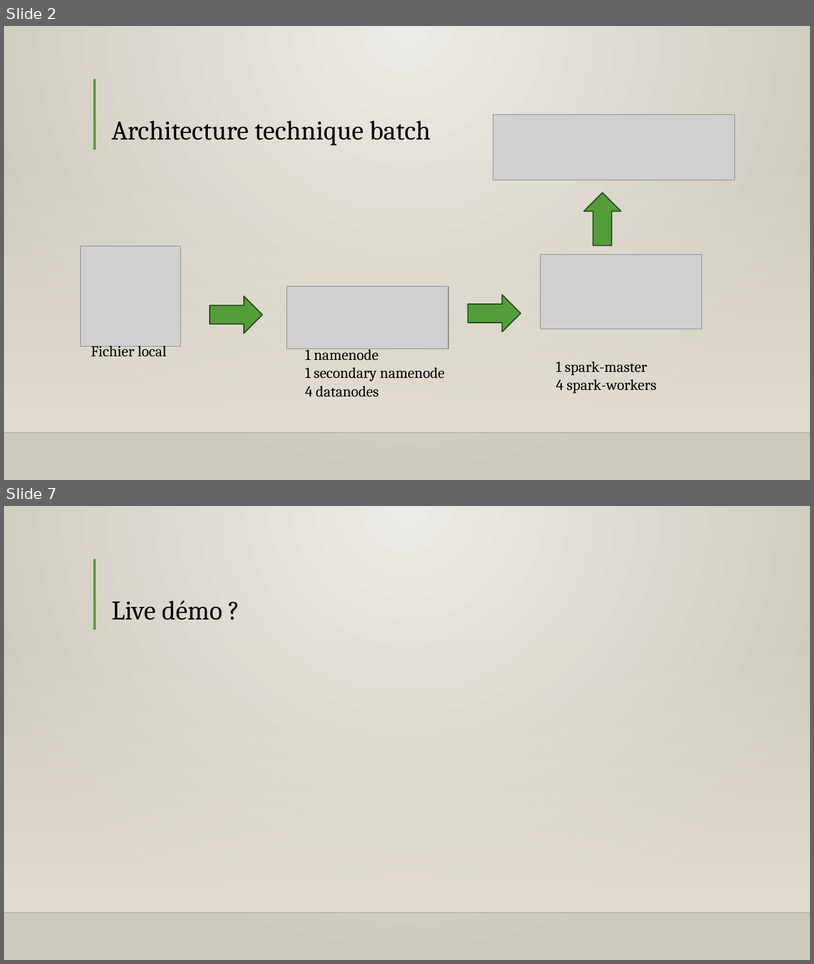
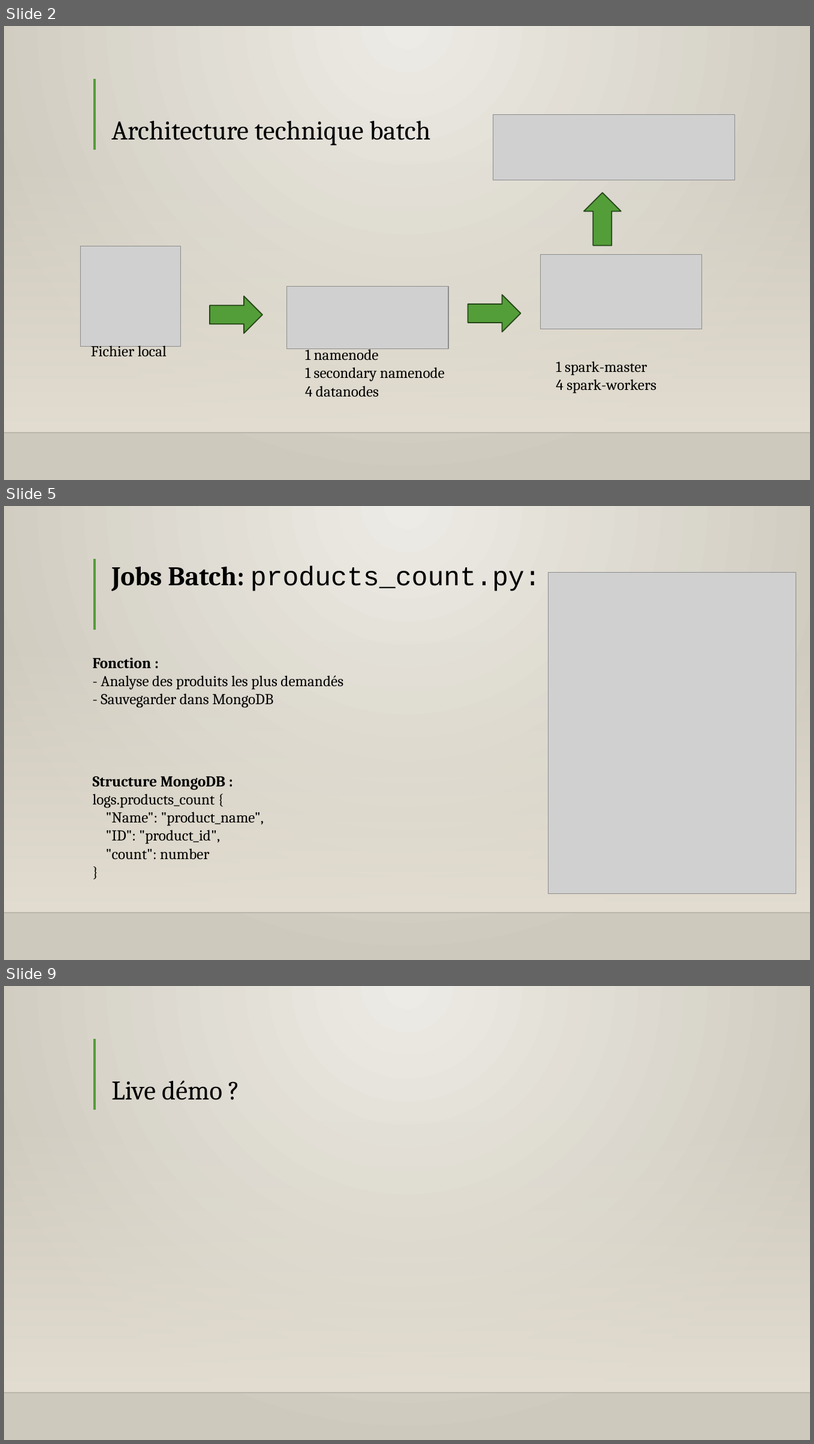
Before and after one commit to Lore9820/projet_architecture_distribue, a slide deck: presentation_projet_clement_lore.pptx. Shown one above the other, each under a label of ours: slides 2 and 7 before the commit, slides 2, 5 and 9 after it; the slides between them are not shown. The pictures are 814x964 and 814x1444 pixels, drawn with LibreOffice and Linux fonts; fonts in the diff are those of the drawing; grey boxes stand for pictures; background and template pictures are left out. Boxes give left, top, right and bottom in pixels: in the first picture for what was removed or moved away, otherwise in the second. Text is boxed around its words. In the diff, an @@ line names an element or a change of style, - is before the commit and + after.

```diff
--- a/presentation_projet_clement_lore.pptx
+++ b/presentation_projet_clement_lore.pptx
@@ slide 5 added at (x1=4, y1=506, x2=810, y2=960), background gradient #EEECE6 to #CEC9BE; not listed: 3 template elements that a slide beside it also shows @@
@@ title added at (x1=111, y1=566, x2=541, y2=591), 32 pt, text #000000 @@
+Jobs Batch: products_count.py:
@@ picture added at (x1=548, y1=573, x2=797, y2=894) @@
@@ text added at (x1=93, y1=657, x2=344, y2=708), 18 pt, text #000000 @@
+Fonction :
+- Analyse des produits les plus demandés
+- Sauvegarder dans MongoDB
@@ text added at (x1=93, y1=776, x2=264, y2=859), 18 pt, text #000000 @@
+Structure MongoDB :
+logs.products_count {
+"Name": "product_name",
+"ID": "product_id",
+"count": number
+}
@@ what was slide 7 is now slide 9 @@
```
Also in this commit, not shown: 2 slides changed, 3 other slides added, 2 slides removed.
